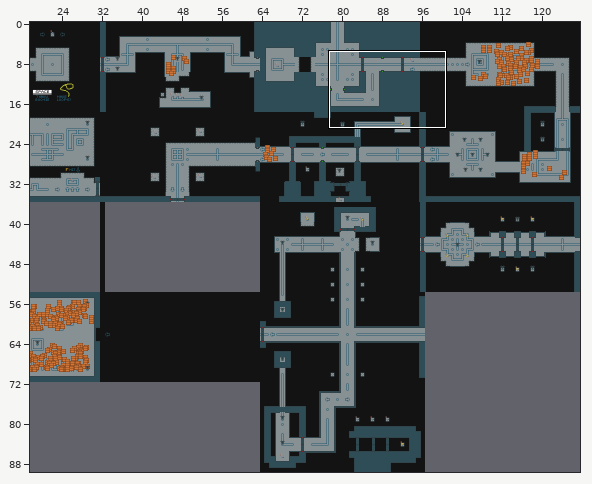
Level history. Tiled map (JSON): game/assets/map/first_level.json. Above, an overview of the earlier version with the close-up marked.
Close-up. First the earlier version:
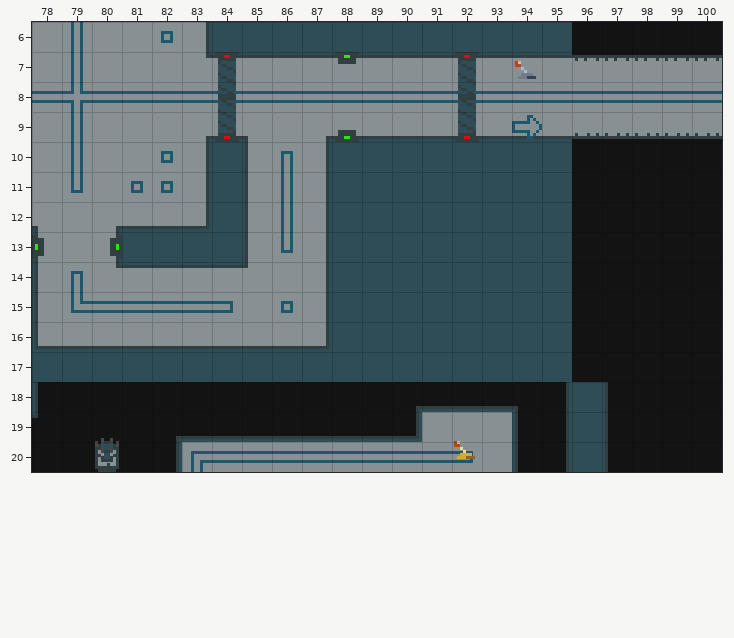
Cells are 10x10 px. Shown: x 78..100, y 6..20.
Once edited:
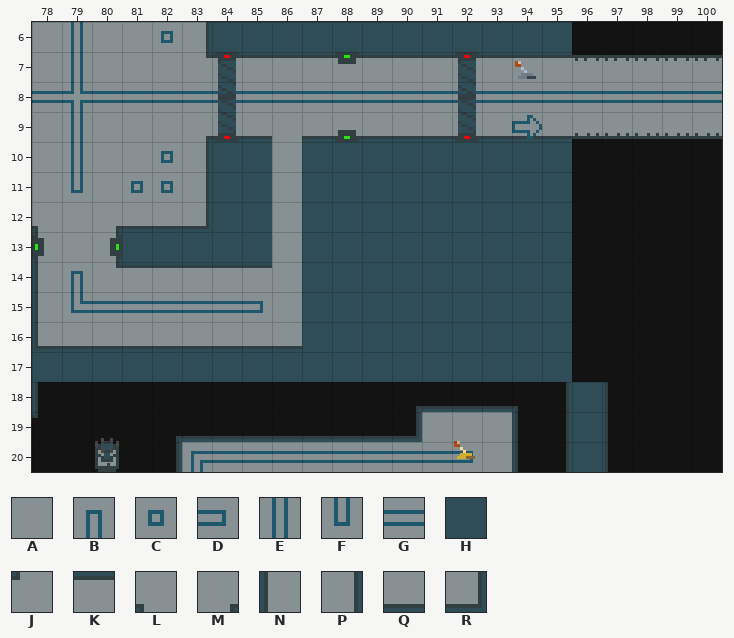
Key: from "static_floors": A 0, B 1, C 2, D 12, E 20, F 21, G 31, H 52, J 60, K 66, L 70, M 71, N 75, P 77, Q 86, R 87.
_ is an empty cell, . an unchanged one.
The author wrote: Tweaked the hallway fix. Uploading
Changes in this commit:
--- layer "ground-layer"
@@ x 84..87 @@
- 9 .L.M
-10 .NBP
-11 .NEP
-12 .NEP
-13 .NFP
-14 .J.P
-15 DACP
-16 ...R
+ 9 .Q.Q
+10 .HAH
+11 .HAH
+12 .HAH
+13 .HAH
+14 .K.H
+15 GDAH
+16 ...H
